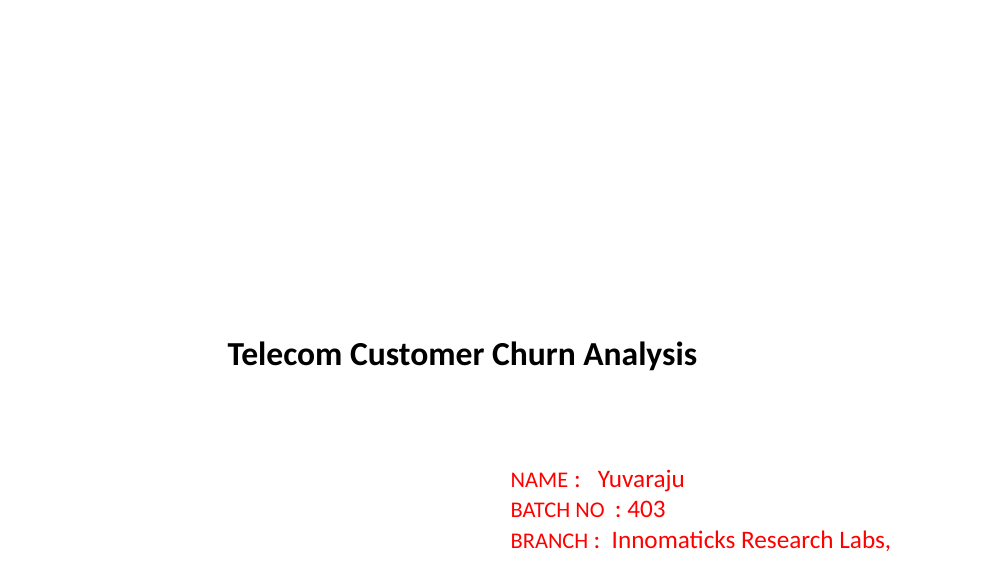
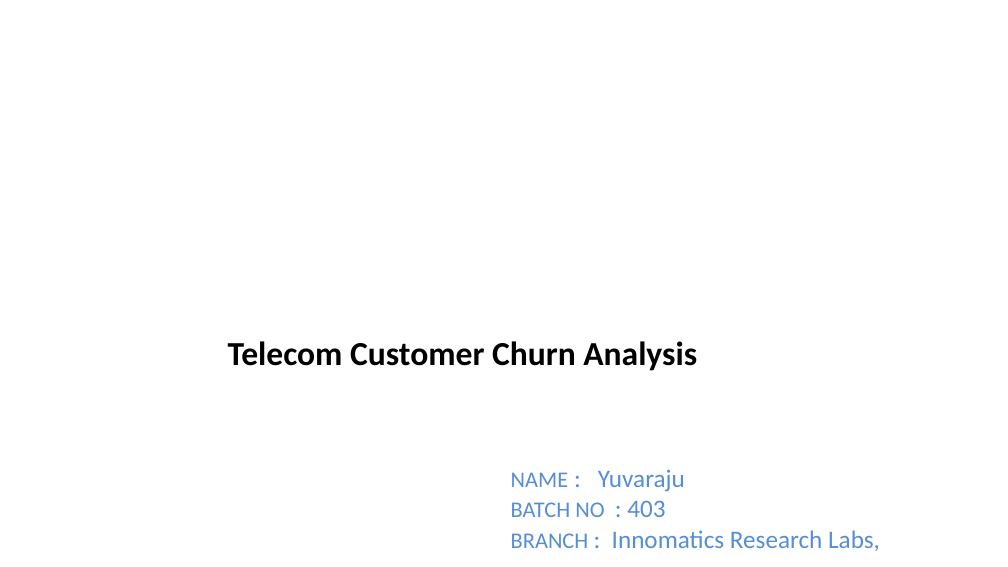
Before and after one commit to yuvaraju0200/telecom-customer-churn-analysis, a slide deck: slide 1 of Red and Green Modern Customer Support Presentation (1).pptx. Drawn at 1008x567 pixels with LibreOffice and Linux fonts; fonts in the diff are those of the drawing; background and template pictures are left out. Boxes give left, top, right and bottom in pixels: in the first picture for what was removed or moved away, otherwise in the second. Text is boxed around its words. In the diff, an @@ line names an element or a change of style, - is before the commit and + after.

```diff
--- a/Red and Green Modern Customer Support Presentation (1).pptx
+++ b/Red and Green Modern Customer Support Presentation (1).pptx
@@ text at bbox=[511, 469, 685, 517]: text colour #FF0000 to #558ED5 in "NAME : Yuvaraju", "BATCH NO : 403" @@
@@ text at bbox=[511, 530, 880, 551]: text changed; text colour #FF0000 to #558ED5 @@
-BRANCH : Innomaticks Research Labs,
+BRANCH : Innomatics Research Labs,
```
Also in this commit, not shown: 8 other slides changed, 4 slides added, 5 slides removed.
